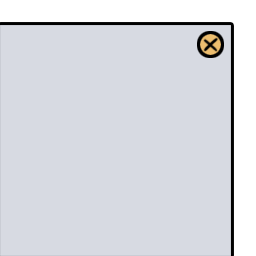
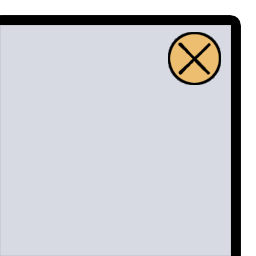
Layered file, before and after one edit (w=256, h=256). Changes by layer:
added layer "レイヤー 6" above "レイヤー 7" over [168, 32, 221, 85]
added layer "レイヤー 7" above "レイヤー 5" over [168, 33, 220, 85]
hid "レイヤー 5" over [202, 37, 219, 52]
hid "レイヤー 4" over [197, 31, 224, 58]
